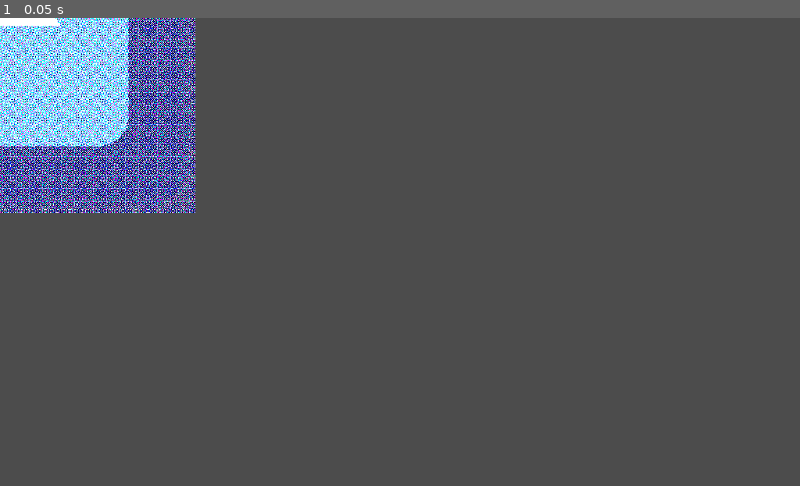
Above: before the commit, frame 1.
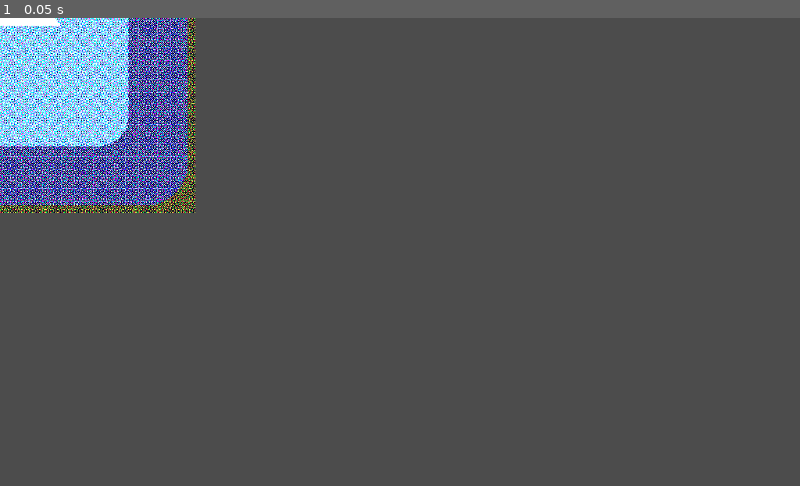
Above: after the commit, the same moment.

Repository: Uxeron/RGB_to_CMYK_filter_godot
Game: Godot game, scene res://Main.tscn
The game is run twice, just before and just after one commit, with the same random seed, the same clock (stepped at 60 frames per second) and the same inputs. The engine's default icon, where the game draws it, is replaced by a stand-in: a white triangle on a blue panel in a dark square.
Inputs:
- Up to frame 1 (0.05 s): no input

The runs differ from the first frame. In frame 1, 1.5% of the frame differs, in the area x 0-25%, y 0-42%.

Commit message:
Cleaned up shader code, added "blobbing" functionality

Diff:
--- a/CMYK.shader
+++ b/CMYK.shader
@@ -1,13 +1,15 @@
 shader_type canvas_item;
 
-uniform float grid_size = 2.0;
+uniform float grid_size  = 2.0;
 uniform float blur_level = 0.0;
-uniform float dot_size = 1.0;
+uniform float dot_size   = 1.0;
 
-uniform bool Cyan = true;
+uniform bool blob_enabled = false;
+
+uniform bool Cyan    = true;
 uniform bool Magenta = true;
-uniform bool Yellow = true;
-uniform bool Black = true;
+uniform bool Yellow  = true;
+uniform bool Black   = true;
 
 uniform float angle_cyan    = 15.0;
 uniform float angle_magenta = 75.0;
@@ -15,67 +17,80 @@
 uniform float angle_black   = 45.0;
 
 
-mat2 rotate2d(float angle){
+mat2 rotate2d(float angle) {
+	angle = radians(angle);
     return mat2(vec2(cos(angle),-sin(angle)),
                 vec2(sin(angle), cos(angle)));
 }
 
-vec2 point_to_screen_UV(vec2 point, vec2 current_position, vec2 scr_pixel_size, vec2 fragcoord) {
+float get_color_by_index(int color_index, vec3 RGB) {
+	switch (color_index) {
+		case 0: return RGB.r;
+		case 1: return RGB.g;
+		case 2: return RGB.b;
+		case 3: return max(RGB.r, max(RGB.g, RGB.b));
+		default: return 0.0;
+	}
+}
+
+float get_angle_by_index(int color_index) {
+	switch (color_index) {
+		case 0: return angle_cyan;
+		case 1: return angle_magenta;
+		case 2: return angle_yellow;
+		case 3: return angle_black;
+		default: return 0.0;
+	}
+}
+
+vec2 point_to_screen_UV(vec2 point, vec2 current_position, vec2 screen_pixel_size, vec2 fragcoord) {
 	vec2 offset_to_point = point - current_position;
 	vec2 screen_point = vec2(fragcoord.x + offset_to_point.x, fragcoord.y - offset_to_point.y);
 
-	return screen_point * scr_pixel_size;
+	return screen_point * screen_pixel_size;
 }
 
 vec2 get_rotated_grid_cell_center(vec2 position, float deg, vec2 texture_size) {
-	vec2 rotated_position = ((position - (texture_size / 2.0)) * rotate2d(radians(deg))) + (texture_size / 2.0);
+	vec2 rotated_position = ((position - (texture_size / 2.0)) * rotate2d(deg)) + (texture_size / 2.0);
 	vec2 rotated_cell_center = floor(rotated_position / grid_size) * grid_size + vec2(grid_size / 2.0);
-	vec2 cell_center = ((rotated_cell_center - (texture_size / 2.0)) * rotate2d(radians(-deg))) + (texture_size / 2.0);
+	vec2 cell_center = ((rotated_cell_center - (texture_size / 2.0)) * rotate2d(-deg)) + (texture_size / 2.0);
 
 	return cell_center;
 }
 
+float get_color_strength(vec2 position, vec2 cell_center, int color_index, sampler2D screen_tex, vec2 screen_pixel_size, vec2 fragcoord) {
+	float scaled_dot_size = dot_size * grid_size / 2.0;
+	vec3 RGB = textureLod(screen_tex, point_to_screen_UV(cell_center, position, screen_pixel_size, fragcoord), blur_level).rgb;
+	float dot_size_in_cell = (scaled_dot_size * (1.0 - get_color_by_index(color_index, RGB)));
+	return pow(dot_size_in_cell, 2.0) / pow(distance(position, cell_center), 2.0);
+}
+
+float calculate_color(vec2 position, int color_index, sampler2D screen_tex, vec2 screen_pixel_size, vec2 fragcoord, vec2 tex_pixel_size) {
+	vec2 cell_center = get_rotated_grid_cell_center(position, get_angle_by_index(color_index), 1.0/tex_pixel_size);
+	float accumulator = get_color_strength(position, cell_center, color_index, screen_tex, screen_pixel_size, fragcoord);
+
+	if (blob_enabled) {
+		vec2 offset_position_x = vec2(grid_size, 0.0) * rotate2d(-get_angle_by_index(color_index));
+		vec2 offset_position_y = vec2(0.0, grid_size) * rotate2d(-get_angle_by_index(color_index));
+
+		accumulator += get_color_strength(position, (cell_center + offset_position_x), color_index, screen_tex, screen_pixel_size, fragcoord);
+		accumulator += get_color_strength(position, (cell_center - offset_position_x), color_index, screen_tex, screen_pixel_size, fragcoord);
+		accumulator += get_color_strength(position, (cell_center + offset_position_y), color_index, screen_tex, screen_pixel_size, fragcoord);
+		accumulator += get_color_strength(position, (cell_center - offset_position_y), color_index, screen_tex, screen_pixel_size, fragcoord);
+	}
+
+	return accumulator;
+}
+
 void fragment() {
 	vec2 position = UV / TEXTURE_PIXEL_SIZE;
+	vec3 color = vec3(0.0);
 
-	COLOR = vec4(0.0);
-	float scaled_dot_size = dot_size * grid_size / 2.0;
-
-	vec2 cell_center;
-	vec3 RGB;
-
-	if (Cyan) {
-		cell_center = get_rotated_grid_cell_center(position, angle_cyan, 1.0/TEXTURE_PIXEL_SIZE);
-		RGB = textureLod(SCREEN_TEXTURE, point_to_screen_UV(cell_center, position, SCREEN_PIXEL_SIZE, FRAGCOORD.xy), blur_level).rgb;
-		if (distance(position, cell_center) < (scaled_dot_size * (1.0 - RGB.r))) {
-			COLOR.r = 1.0;
-		}
-	}
-
-	if (Magenta) {
-		cell_center = get_rotated_grid_cell_center(position, angle_magenta, 1.0/TEXTURE_PIXEL_SIZE);
-		RGB = textureLod(SCREEN_TEXTURE, point_to_screen_UV(cell_center, position, SCREEN_PIXEL_SIZE, FRAGCOORD.xy), blur_level).rgb;
-		if (distance(position, cell_center) < (scaled_dot_size * (1.0 - RGB.g))) {
-			COLOR.g = 1.0;
-		}
-	}
-
-	if (Yellow) {
-		cell_center = get_rotated_grid_cell_center(position, angle_yellow, 1.0/TEXTURE_PIXEL_SIZE);
-		RGB = textureLod(SCREEN_TEXTURE, point_to_screen_UV(cell_center, position, SCREEN_PIXEL_SIZE, FRAGCOORD.xy), blur_level).rgb;
-		if (distance(position, cell_center) < (scaled_dot_size * (1.0 - RGB.b))) {
-			COLOR.b = 1.0;
-		}
-	}
-
-	if (Black) {
-		cell_center = get_rotated_grid_cell_center(position, angle_black, 1.0/TEXTURE_PIXEL_SIZE);
-		RGB = textureLod(SCREEN_TEXTURE, point_to_screen_UV(cell_center, position, SCREEN_PIXEL_SIZE, FRAGCOORD.xy), blur_level).rgb;
-		if (distance(position, cell_center) < (scaled_dot_size * (1.0 - max(RGB.r, max(RGB.g, RGB.b))))) {
-			COLOR.rgb = vec3(1.0);
-		}
-	}
+	if (Cyan)    color.r  = smoothstep(0.95, 1.0, calculate_color(position, 0, SCREEN_TEXTURE, SCREEN_PIXEL_SIZE, FRAGCOORD.xy, TEXTURE_PIXEL_SIZE));
+	if (Magenta) color.g  = smoothstep(0.95, 1.0, calculate_color(position, 1, SCREEN_TEXTURE, SCREEN_PIXEL_SIZE, FRAGCOORD.xy, TEXTURE_PIXEL_SIZE));
+	if (Yellow)  color.b  = smoothstep(0.95, 1.0, calculate_color(position, 2, SCREEN_TEXTURE, SCREEN_PIXEL_SIZE, FRAGCOORD.xy, TEXTURE_PIXEL_SIZE));
+	if (Black)   color   += smoothstep(0.95, 1.0, calculate_color(position, 3, SCREEN_TEXTURE, SCREEN_PIXEL_SIZE, FRAGCOORD.xy, TEXTURE_PIXEL_SIZE));
 
 	// Convert to CMYK
-	COLOR = vec4(1.0 - COLOR.rgb, 1.0);
+	COLOR = vec4(1.0 - color, 1.0);
 }
